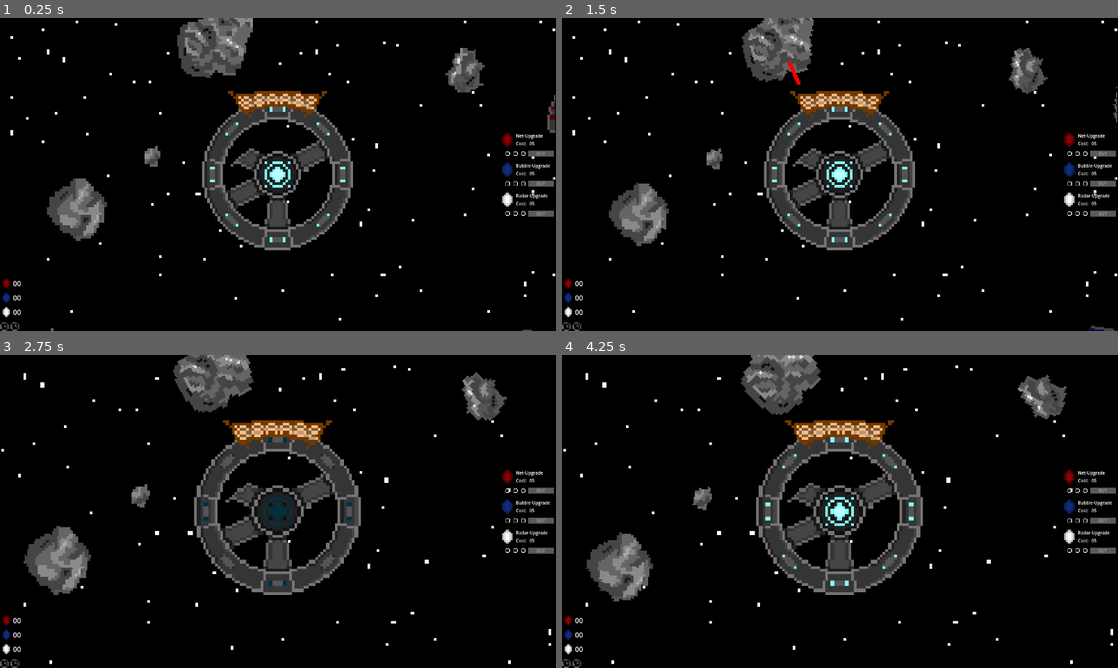
Above: before the commit, frames 1-4 (two rows, left to right).
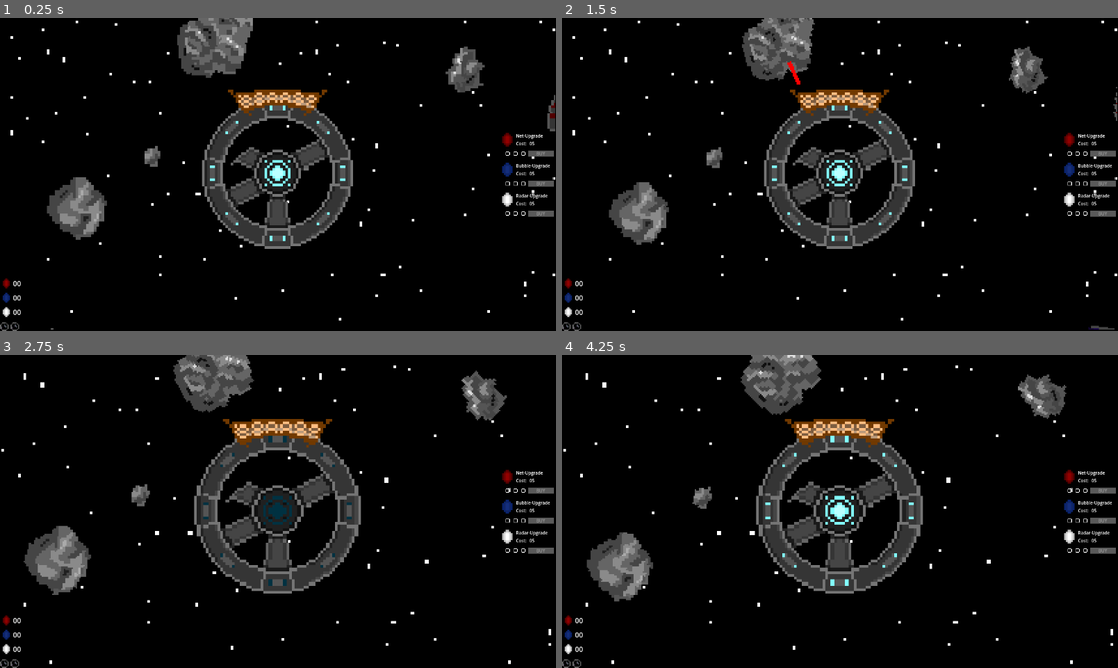
Above: after the commit, the same moments.

Repository: Three-s-A-Crowd-Games/Bubblekinesis
Game: Godot game, scene res://resources/main.tscn
Same seed, same stepped clock (60 frames per second), same inputs: the game is played once before the commit and once after it.
Inputs (mouse positions are in pixels of both pictures, inside the frame that each line leads up to):
- Up to frame 1 (0.25 s): no input
- Up to frame 2 (1.5 s): drag from (639, 208) to (840, 174) at 0.52 s; drag from (778, 39) to (840, 174) at 1.27 s
- Up to frame 3 (2.75 s): move the mouse to (150, 495) at 2.02 s; tap Mouse wheel up (zoom_in) at 2.1 s; click (150, 495) at 2.17 s
- Up to frame 4 (4.25 s): drag from (1045, 395) to (840, 511) at 2.77 s; move the mouse to (1006, 558) at 3.52 s; hold Middle mouse button (cam_drag) from 3.53 s (still down); click (1006, 558) at 3.67 s

The runs differ from the first frame. In frame 1, 2.7% of the frame differs, in the area x 8-100%, y 0-100%; in frame 2, 2.6%; in frame 3, 1.9%; in frame 4, 2.0%.

Commit message:
Final stuff

Diff:
--- a/project.godot
+++ b/project.godot
@@ -25,6 +25,7 @@
 window/size/viewport_height=720
 window/size/mode=3
 window/stretch/mode="viewport"
+window/stretch/aspect="expand"
 window/stretch/scale_mode="integer"
 
 [file_customization]
--- a/resources/main.tscn
+++ b/resources/main.tscn
@@ -1,6 +1,7 @@
-[gd_scene load_steps=19 format=3 uid="uid://bwmka1u2q5x34"]
+[gd_scene load_steps=20 format=3 uid="uid://bwmka1u2q5x34"]
 
 [ext_resource type="Script" path="res://resources/main.gd" id="1_1f5gh"]
+[ext_resource type="Script" path="res://resources/sub_viewport.gd" id="1_2gnr2"]
 [ext_resource type="PackedScene" uid="uid://dpjaqyvpqyeu5" path="res://resources/player/space_station.tscn" id="1_s40s2"]
 [ext_resource type="PackedScene" uid="uid://hnrje23lpbgf" path="res://resources/player/player_cam.tscn" id="2_5o1tk"]
 [ext_resource type="Script" path="res://resources/player/bubble_generator.gd" id="4_krwtq"]
@@ -60,6 +61,7 @@
 physics_object_picking = true
 size = Vector2i(426, 240)
 render_target_update_mode = 4
+script = ExtResource("1_2gnr2")
 
 [node name="Main" type="Node2D" parent="SubViewportContainer/SubViewport"]
 script = ExtResource("1_1f5gh")
--- /dev/null
+++ b/resources/sub_viewport.gd
@@ -0,0 +1,12 @@
+extends SubViewport
+
+
+# Called when the node enters the scene tree for the first time.
+func _ready() -> void:
+	size.y = 426 * (1/DisplayServer.screen_get_size().aspect())
+	get_parent().size.y = 1280 * (1/DisplayServer.screen_get_size().aspect())
+
+
+# Called every frame. 'delta' is the elapsed time since the previous frame.
+func _process(delta: float) -> void:
+	pass
Not shown, added: export_presets.cfg
